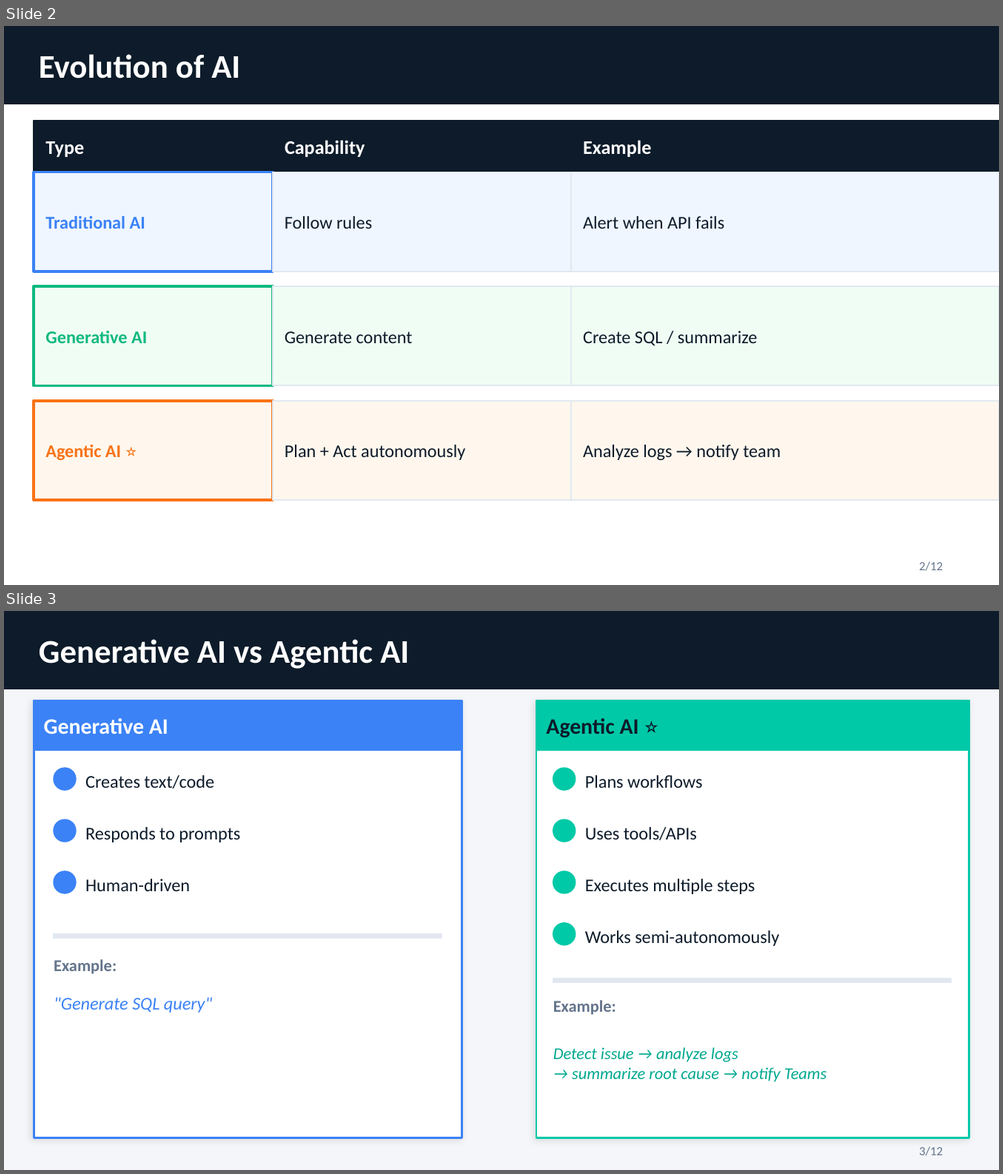
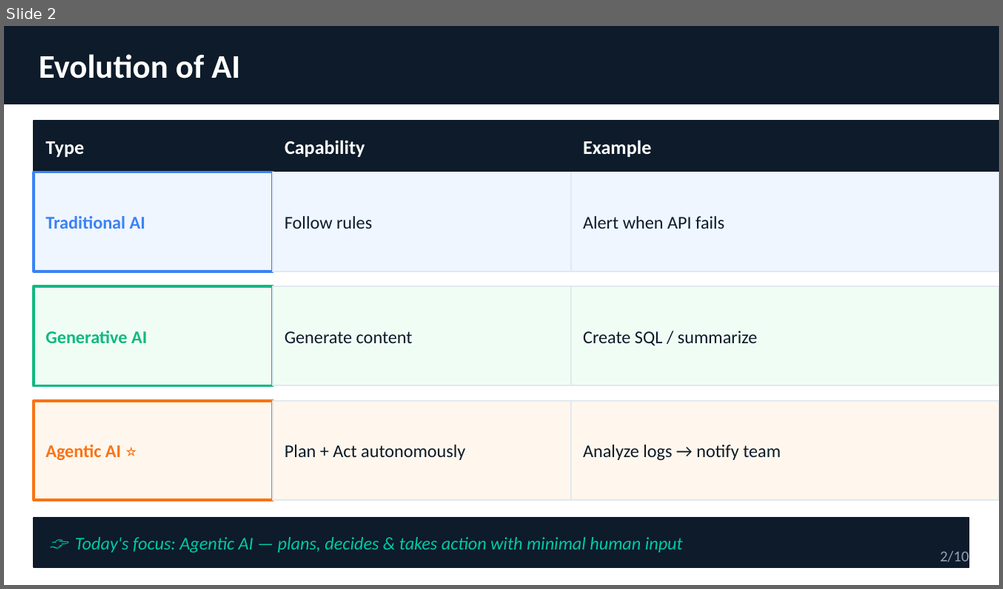
Before and after one commit to Ligerking007/JakapanK-Portfolio, a slide deck: public/before2021/sampleprojects/6-sharetoteam/Agentic_AI_TeamSharing_2026_05_JakapanK.pptx. Shown one above the other, each under a label of ours: slides 2 and 3 before the commit, slide 2 after it. The pictures are 1003x1174 and 1003x589 pixels, drawn with LibreOffice and Linux fonts; fonts in the diff are those of the drawing. Boxes give left, top, right and bottom in pixels: in the first picture for what was removed or moved away, otherwise in the second. Text is boxed around its words. In the diff, an @@ line names an element or a change of style, - is before the commit and + after.

```diff
--- a/public/before2021/sampleprojects/6-sharetoteam/Agentic_AI_TeamSharing_2026_05_JakapanK.pptx
+++ b/public/before2021/sampleprojects/6-sharetoteam/Agentic_AI_TeamSharing_2026_05_JakapanK.pptx
@@ slide 3 removed at [4, 611, 999, 1170], background #F4F6F9 @@
@@ rectangle removed at [4, 611, 999, 689] @@
@@ text removed at [39, 639, 409, 669] @@
-Generative AI vs Agentic AI
@@ rectangle removed at [34, 701, 461, 1138] @@
@@ rectangle removed at [34, 701, 461, 750] @@
@@ text removed at [44, 718, 168, 734] @@
-Generative AI
@@ rectangle removed at [536, 701, 969, 1138] @@
@@ rectangle removed at [536, 701, 969, 750] @@
@@ text removed at [546, 718, 639, 738] @@
-Agentic AI ⭐
@@ ellipse removed at [54, 768, 76, 790] @@
@@ text removed at [85, 775, 214, 789] @@
-Creates text/code
@@ ellipse removed at [553, 768, 575, 790] @@
@@ text removed at [585, 775, 702, 788] @@
-Plans workflows
@@ ellipse removed at [54, 820, 76, 842] @@
@@ text removed at [85, 827, 240, 843] @@
-Responds to prompts
@@ ellipse removed at [553, 820, 575, 842] @@
@@ text removed at [585, 827, 697, 840] @@
-Uses tools/APIs
@@ ellipse removed at [54, 871, 76, 894] @@
@@ ellipse removed at [553, 871, 575, 894] @@
@@ text removed at [85, 879, 190, 891] @@
-Human-driven
@@ text removed at [585, 879, 754, 894] @@
-Executes multiple steps
@@ rectangle removed at [54, 934, 441, 938] @@
@@ ellipse removed at [553, 923, 575, 945] @@
@@ text removed at [585, 931, 779, 946] @@
-Works semi-autonomously
@@ text removed at [54, 960, 116, 974] @@
-Example:
@@ rectangle removed at [553, 979, 950, 983] @@
@@ text removed at [54, 997, 212, 1013] @@
-"Generate SQL query"
@@ text removed at [553, 1000, 616, 1015] @@
-Example:
@@ text removed at [553, 1048, 827, 1082] @@
-Detect issue → analyze logs
-→ summarize root cause → notify Teams
@@ text removed at [919, 1147, 942, 1156] @@
-3/12
@@ slide 2 changed as well @@
@@ rectangle added at [34, 518, 969, 568], fill #0D1B2A, outline #0D1B2A 1 pt @@
@@ text added at [75, 537, 683, 553], 13 pt, text #00C9A7, italic @@
+👉 Today's focus: Agentic AI — plans, decides & takes action with minimal human input
@@ text "2/10" at [939, 551, 968, 562]: vertical alignment top to middle @@
@@ text at [939, 551, 968, 562]: text changed; size 9 to 11 pt; text colour #64748B to #94A3B8 @@
-2/12
+2/10
```
Also in this commit, not shown: 9 other slides changed, 1 other slide removed.
